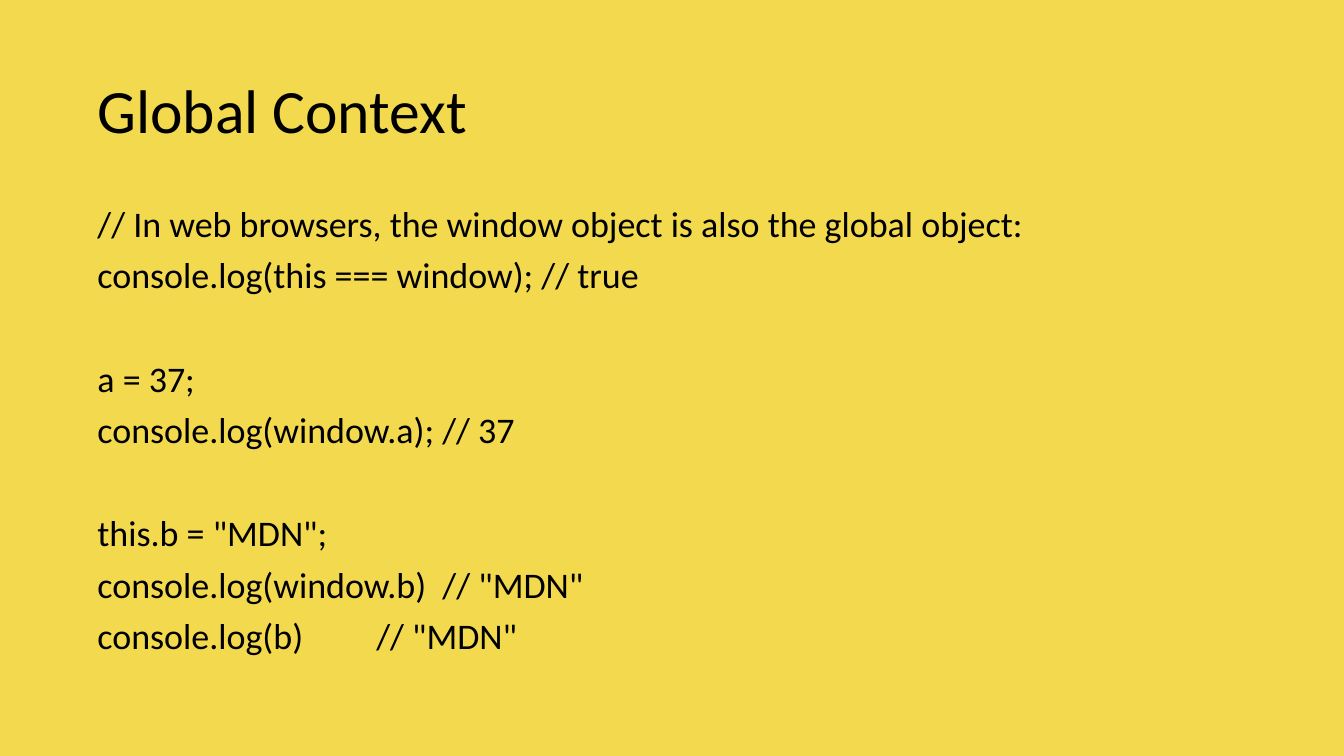
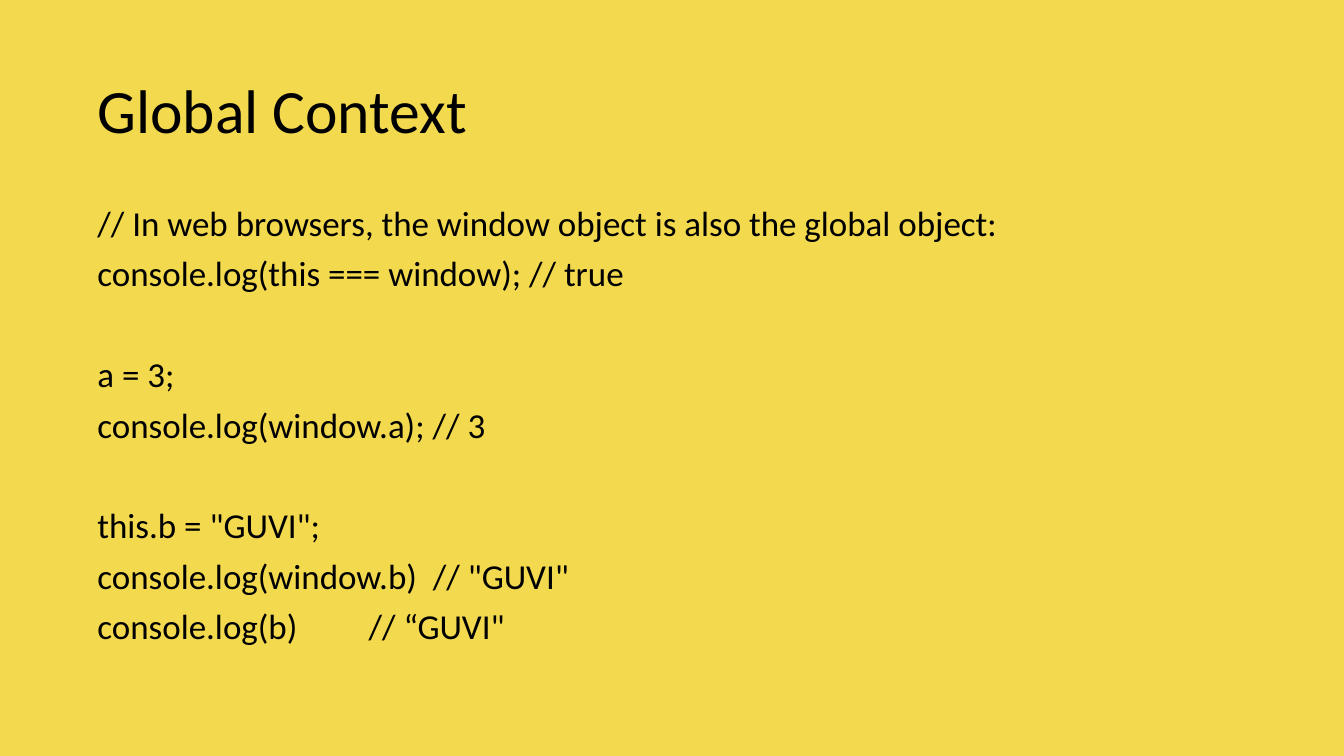
Before and after one commit to vishwanantha/javascript-101, a slide deck: slide 4 of ppt/004 - Call Apply Bind.pptx. Drawn at 1344x756 pixels with LibreOffice and Linux fonts; fonts in the diff are those of the drawing; background and template pictures are left out. Boxes give left, top, right and bottom in pixels: in the first picture for what was removed or moved away, otherwise in the second. Text is boxed around its words. In the diff, an @@ line names an element or a change of style, - is before the commit and + after.

```diff
--- a/ppt/004 - Call Apply Bind.pptx
+++ b/ppt/004 - Call Apply Bind.pptx
@@ text at bbox=[97, 211, 996, 292]: size 25.8 to 25 pt in "// In web browsers, the window object ...", "console.log(this === window); // true" @@
@@ text at bbox=[97, 364, 569, 645]: text changed; size 25.8 to 25 pt @@
-a = 37;
-console.log(window.a); // 37
-this.b = "MDN";
-console.log(window.b) // "MDN"
-console.log(b) // "MDN"
+a = 3;
+console.log(window.a); // 3
+this.b = "GUVI";
+console.log(window.b) // "GUVI"
+console.log(b) // “GUVI"
```
Also in this commit, not shown: 11 other slides changed, 1 slide added, 1 slide removed.
